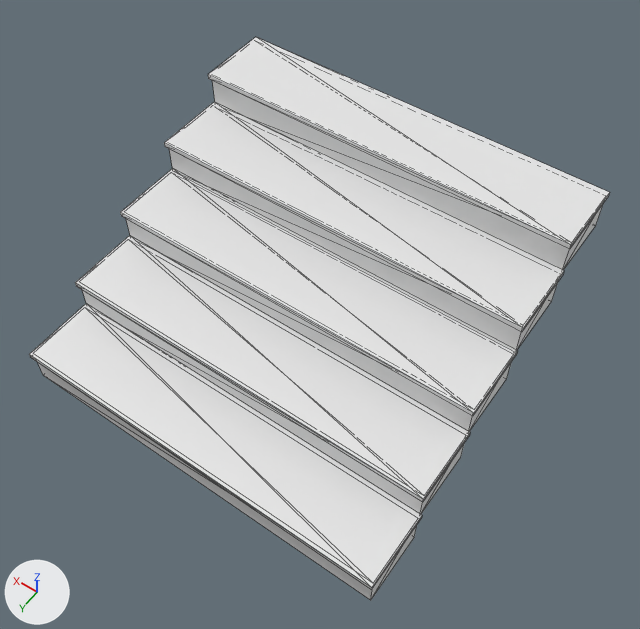
The OBJ model game/assets/stairs-1.obj as it was, and as the next commit left it.
One viewpoint serves both versions: a 50 mm lens placed at (-1.62, 2.15, 3.17), pointed at (-0.11, 0.05, -0.13). Lighting does not change. The marker at lower left points along +X, +Y and +Z. Mesh edges are drawn as thin lines. Where no turn or scale is listed for an object, it has been applied to the vertices.

Names of what the first picture shows: 'Cube.001_Cube.004'.
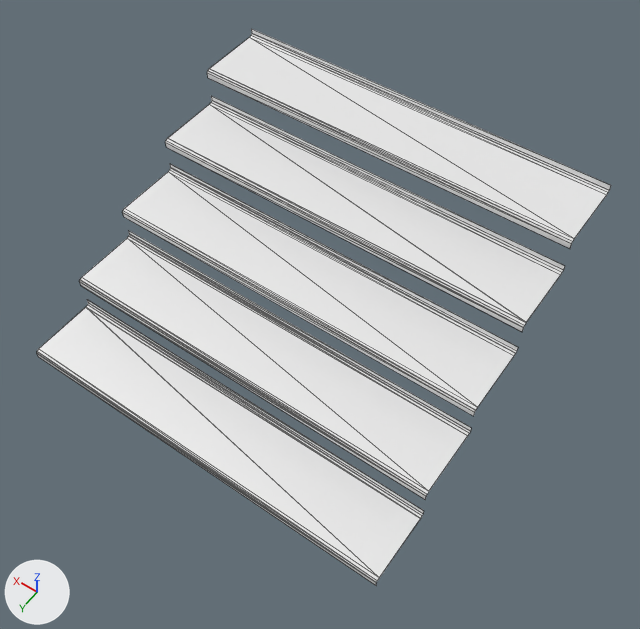
Boxes [x1, y1, x2, y2] around the edits, measured in the pictures (640 x 629 px):
'Cube.001_Cube.004', reshaped
    before: [29, 37, 610, 600]
    after: [37, 29, 611, 585]
part 1 of me_cube_001_cube_004, rebuilt
    before: [164, 102, 564, 332]
    after: [182, 155, 555, 332]
part 2 of me_cube_001_cube_004, rebuilt
    before: [120, 168, 518, 416]
    after: [123, 164, 518, 416]
part 3 of me_cube_001_cube_004, rebuilt
    before: [75, 236, 470, 502]
    after: [90, 291, 463, 496]
part 4 of me_cube_001_cube_004, rebuilt
    before: [169, 149, 558, 351]
    after: [165, 96, 565, 331]
part 5 of me_cube_001_cube_004, rebuilt (9% shorter)
    before: [126, 219, 511, 432]
    after: [128, 219, 512, 412]
part 6 of me_cube_001_cube_004, rebuilt
    before: [82, 290, 465, 514]
    after: [80, 230, 471, 499]
part 7 of me_cube_001_cube_004, rebuilt
    before: [208, 37, 610, 249]
    after: [215, 81, 600, 249]
part 8 of me_cube_001_cube_004, rebuilt
    before: [29, 304, 422, 590]
    after: [37, 300, 424, 585]
part 9 of me_cube_001_cube_004, rebuilt
    before: [212, 81, 603, 270]
    after: [207, 29, 611, 248]
part 10 of me_cube_001_cube_004, rebuilt (not visible afterwards)
    before: [38, 363, 417, 600]

The change, as a diff of the scene's bpy script:
```diff
--- a/game/assets/stairs-1.obj.py
+++ b/game/assets/stairs-1.obj.py
@@ me_cube_001_cube_004 @@
 # used by ob_cube_001_cube_004; location = (0.0, 0.0, 0.0)
-me_cube_001_cube_004.from_pydata(...)  # 80 vertices, 120 faces; spans x -1.0..1.0, y -0.93..0.93, z -0.56..0.39
+me_cube_001_cube_004.from_pydata(...)  # 160 vertices, 140 faces; spans x -1.0..1.0, y -0.9..0.89, z -0.42..0.46
+# me_cube_001_cube_004 part 1: the loose piece of 8 vertices spanning x -1.0..1.0, y -0.56..-0.17, z 0.18..0.21 is rebuilt with 16 vertices and now spans x -1.0..1.0, y -0.54..-0.18, z 0.17..0.25
+# me_cube_001_cube_004 part 2: the loose piece of 8 vertices spanning x -1.0..1.0, y -0.2..0.2, z -0.01..0.01 is rebuilt with 16 vertices and now spans x -1.0..1.0, y -0.18..0.18, z -0.03..0.06
+# me_cube_001_cube_004 part 3: the loose piece of 8 vertices spanning x -1.0..1.0, y 0.17..0.56, z -0.2..-0.17 is rebuilt with 16 vertices and now spans x -1.0..1.0, y 0.17..0.54, z -0.22..-0.14
+# me_cube_001_cube_004 part 4: the loose piece of 8 vertices spanning x -0.99..0.99, y -0.54..-0.19, z 0.01..0.2 is rebuilt with 16 vertices and now spans x -1.0..1.0, y -0.54..-0.18, z 0.17..0.26
+# me_cube_001_cube_004 part 5: the loose piece of 8 vertices spanning x -0.99..0.99, y -0.18..0.18, z -0.19..0.01 is rebuilt with 16 vertices and now spans x -1.0..1.0, y -0.18..0.18, z -0.03..0.06
+# me_cube_001_cube_004 part 6: the loose piece of 8 vertices spanning x -0.99..0.99, y 0.19..0.54, z -0.37..-0.18 is rebuilt with 16 vertices and now spans x -1.0..1.0, y 0.17..0.54, z -0.22..-0.13
+# me_cube_001_cube_004 part 7: the loose piece of 8 vertices spanning x -1.0..1.0, y -0.93..-0.54, z 0.36..0.39 is rebuilt with 16 vertices and now spans x -1.0..1.0, y -0.9..-0.53, z 0.37..0.46
+# me_cube_001_cube_004 part 8: the loose piece of 8 vertices spanning x -1.0..1.0, y 0.54..0.93, z -0.38..-0.36 is rebuilt with 16 vertices and now spans x -1.0..1.0, y 0.53..0.89, z -0.42..-0.34
+# me_cube_001_cube_004 part 9: the loose piece of 8 vertices spanning x -0.99..0.99, y -0.91..-0.56, z 0.19..0.38 is rebuilt with 16 vertices and now spans x -1.0..1.0, y -0.9..-0.53, z 0.37..0.46
+# me_cube_001_cube_004 part 10: the loose piece of 8 vertices spanning x -0.99..0.99, y 0.56..0.91, z -0.56..-0.37 is rebuilt with 16 vertices and now spans x -1.0..1.0, y 0.53..0.89, z -0.42..-0.34
+# me_cube_001_cube_004 part 11: the surface is now shaded smooth
```
